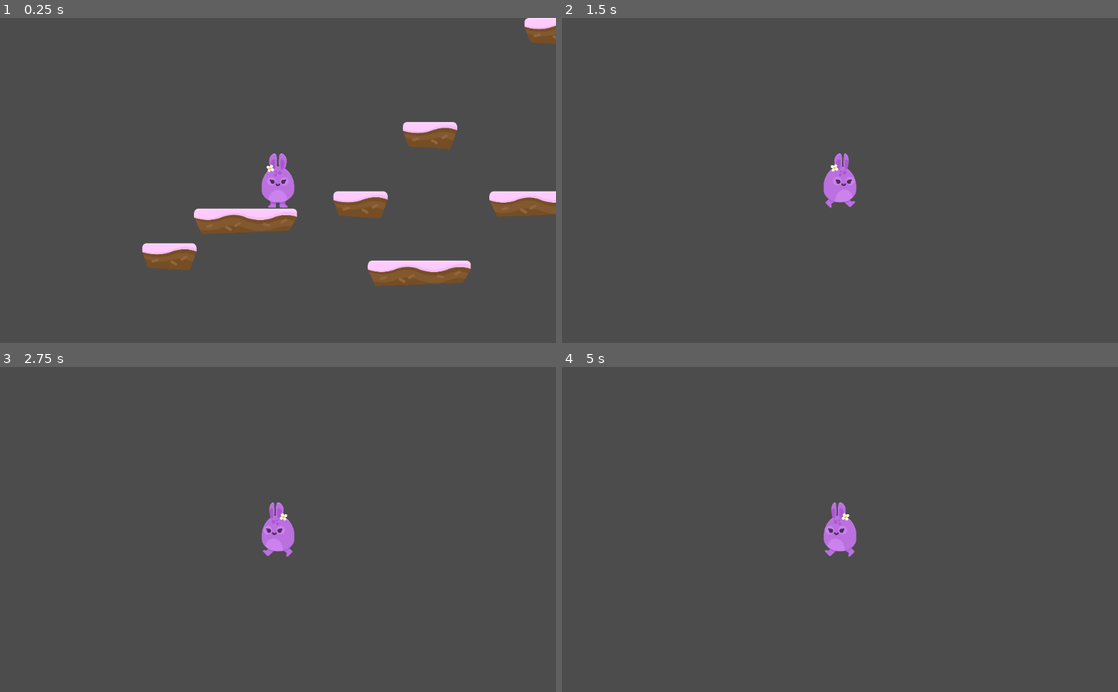
Above: before the commit, frames 1-4 (two rows, left to right).
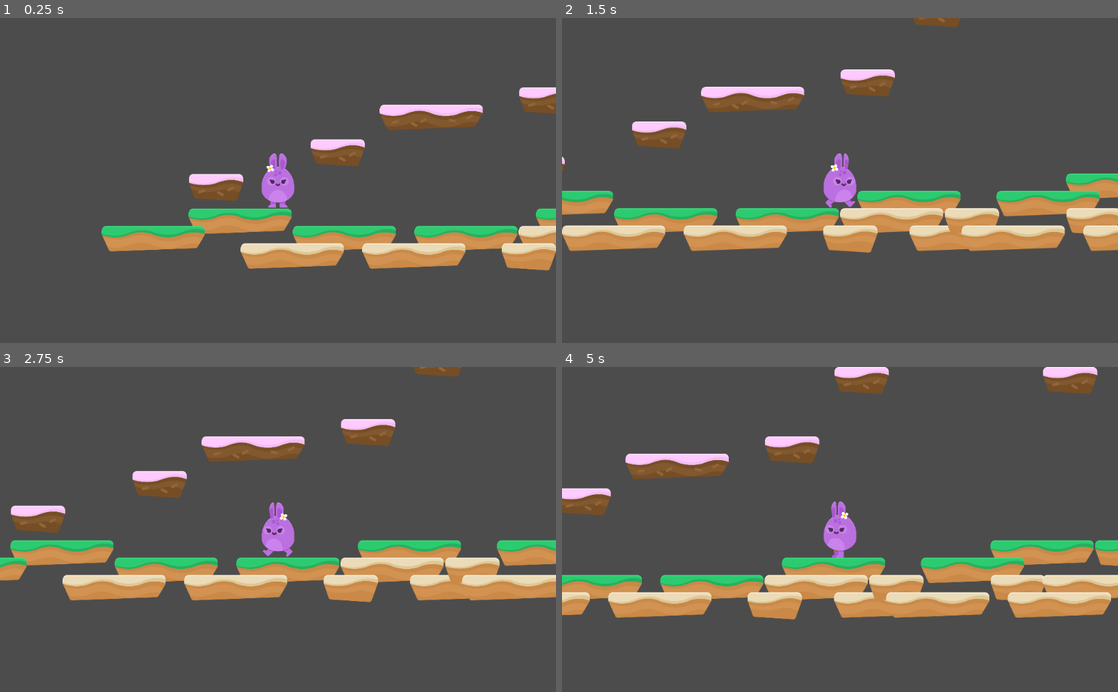
Above: after the commit, the same moments.

Repository: GreywindGit/Hoppy-Days
Game: Godot game, scene res://Levels/Level1.tscn
Same seed, same stepped clock (60 frames per second), same inputs: the game is played once before the commit and once after it.
Inputs:
- Up to frame 1 (0.25 s): no input
- Up to frame 2 (1.5 s): tap Enter at 0.5 s; hold D (right) from 0.53 s (still down); tap W (jump) at 0.77 s
- Up to frame 3 (2.75 s): tap W (jump) at 1.52 s; release D (right) at 2.03 s; hold A (left) from 2.03 s (still down)
- Up to frame 4 (5 s): release A (left) at 2.78 s; hold D (right) 2.78-4.28 s; tap W (jump) at 3.02, 3.77, 4.52 s; hold A (left) from 4.28 s (still down)

The runs differ from the first frame. In frame 1, 16% of the frame differs, in the area x 18-100%, y 0-83%; in frame 2, 16%; in frame 3, 16%; in frame 4, 19%, in the area x 0-100%, y 0-78%.

Commit message:
Improve level

Diff:
--- a/Levels/Level1.tscn
+++ b/Levels/Level1.tscn
@@ -6,10 +6,10 @@
 [node name="Level1" type="Node2D"]
 
 [node name="Player" parent="." instance=ExtResource( 1 )]
-position = Vector2( 501.259, 182.762 )
+position = Vector2( -182.905, 435.286 )
 
 [node name="TileMap" type="TileMap" parent="."]
 tile_set = ExtResource( 2 )
 collision_layer = 2
 format = 1
-tile_data = PoolIntArray( -393194, 1, 0, -131041, 1, 0, 15, 1, 0, 27, 1, 0, 262155, 1, 0, 262164, 0, 0, 262173, 0, 0, 327683, 0, 0, 458752, 1, 0, 524301, 0, 0, 524317, 1, 0, 851974, 2, 0, 851991, 2, 0 )
+tile_data = PoolIntArray( -196587, 1, 0, -131041, 1, 0, 15, 1, 0, 27, 1, 0, 262155, 1, 0, 327683, 0, 0, 524287, 1, 0, 655352, 1, 0, 655384, 2, 0, 655390, 3, 0, 786424, 2, 0, 720908, 2, 0, 720916, 2, 0, 851955, 2, 0, 851966, 2, 0, 786437, 2, 0, 786443, 4, 0, 786449, 5, 0, 786456, 5, 0, 786459, 4, 0, 917499, 4, 0, 851970, 4, 0, 851978, 5, 0, 851983, 4, 0, 851986, 4, 0, 851993, 4, 0 )
